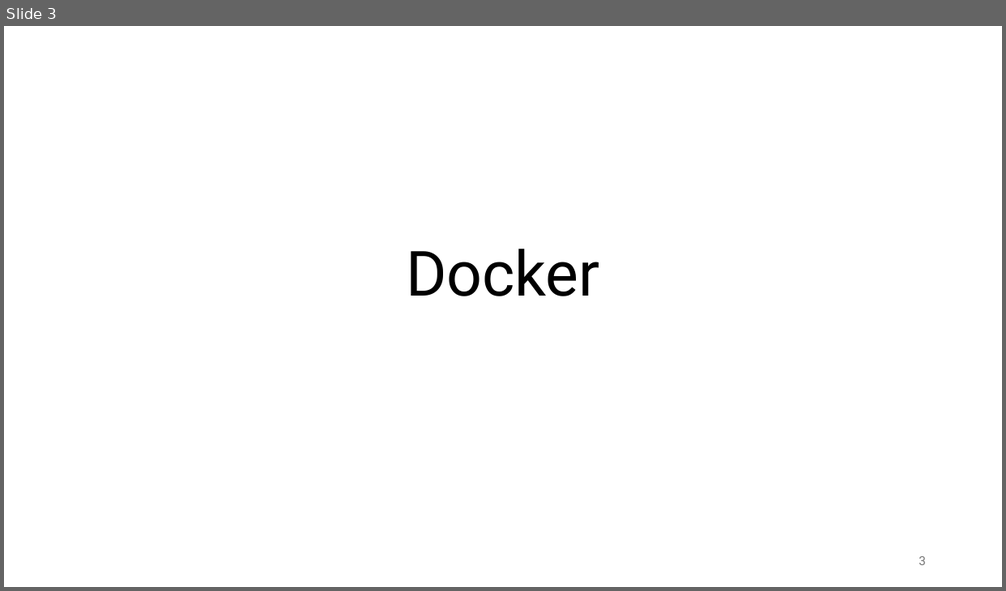
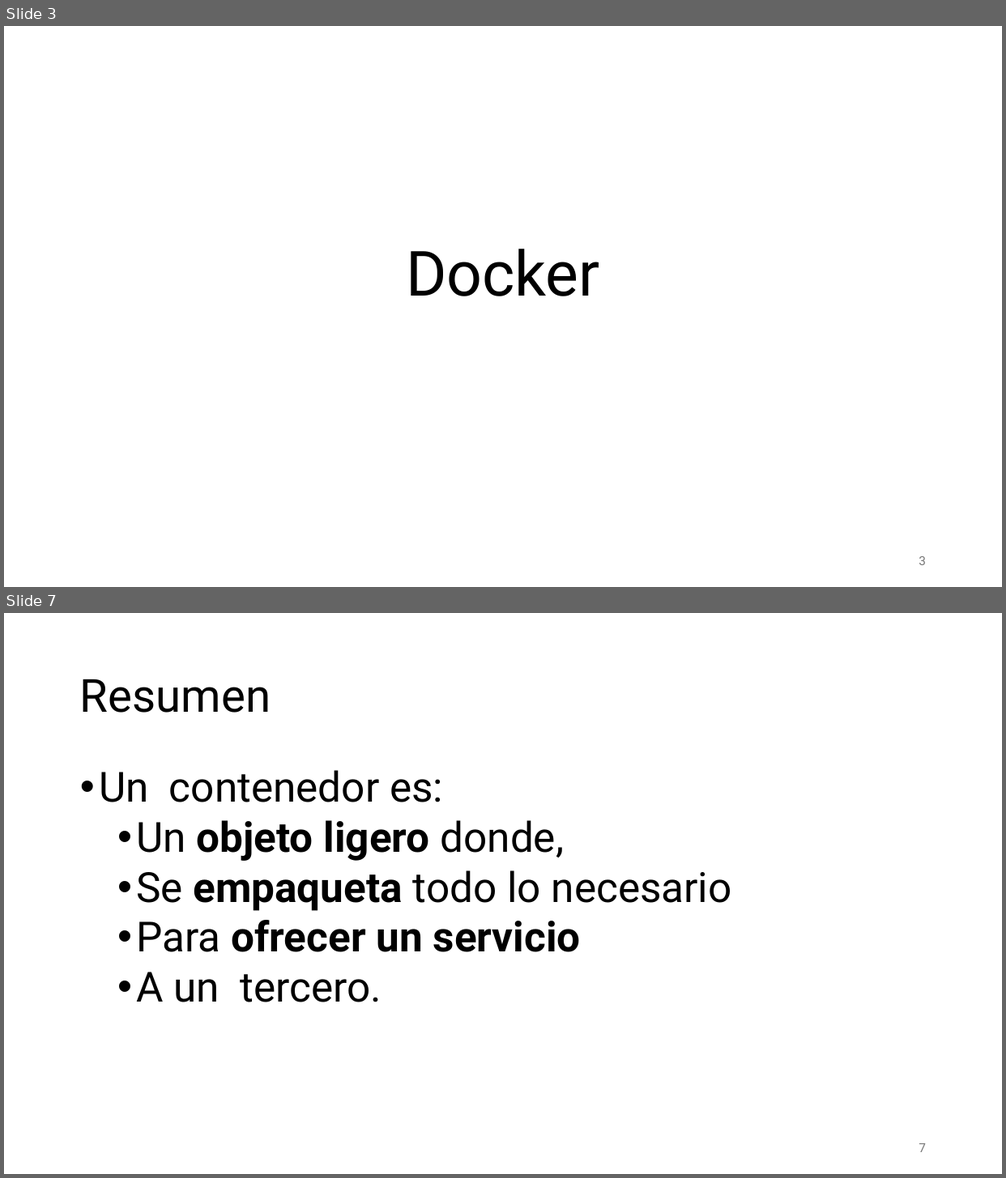
Before and after one commit to aldebarran22/CURSO_CPP_SERVICIOS_30H, a slide deck: doc/7_Despliegue_microservicios_docker_kubernetes.pptx. Shown one above the other, each under a label of ours: slide 3 before the commit, slides 3 and 7 after it; the slides between them are not shown. The pictures are 1006x591 and 1006x1178 pixels, drawn with LibreOffice and Linux fonts; fonts in the diff are those of the drawing. Boxes give left, top, right and bottom in pixels: in the first picture for what was removed or moved away, otherwise in the second. Text is boxed around its words. In the diff, an @@ line names an element or a change of style, - is before the commit and + after.

```diff
--- a/doc/7_Despliegue_microservicios_docker_kubernetes.pptx
+++ b/doc/7_Despliegue_microservicios_docker_kubernetes.pptx
@@ slide 7 added at <box>4,613,1002,1174</box>, background #FFFFFF @@
@@ title added at <box>80,679,271,713</box>, 44 pt, text #000000 @@
+Resumen
@@ text added at <box>99,770,732,1003</box>, 40 pt, text #000000 @@
+• Un contenedor es:
+  • Un objeto ligero donde,
+  • Se empaqueta todo lo necesario
+  • Para ofrecer un servicio
+  • A un tercero.
@@ page number added at <box>918,1144,926,1152</box>, 12 pt, text #797979 @@
+7
```
Also in this commit, not shown: 2 slides changed, 42 other slides added, 18 other files.
